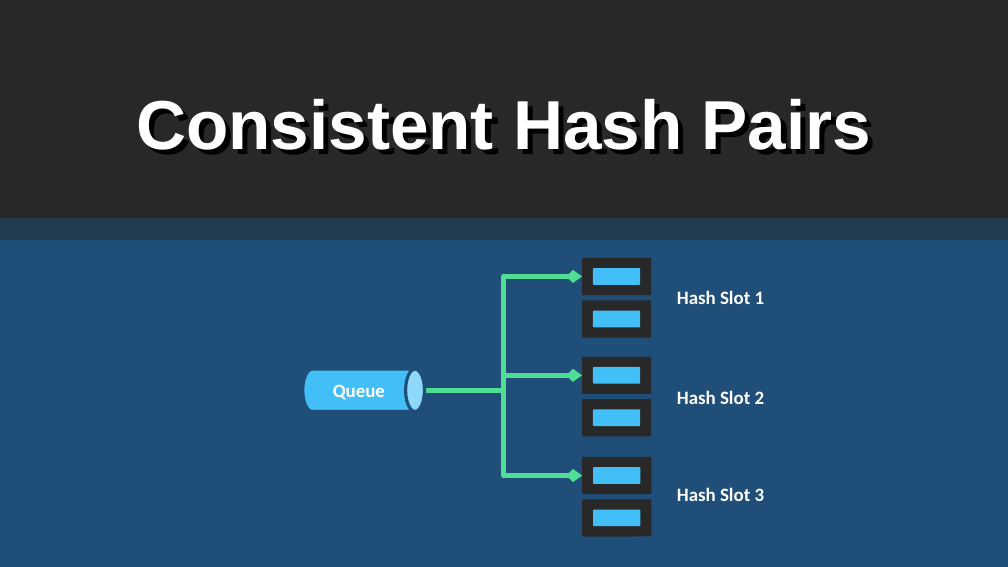
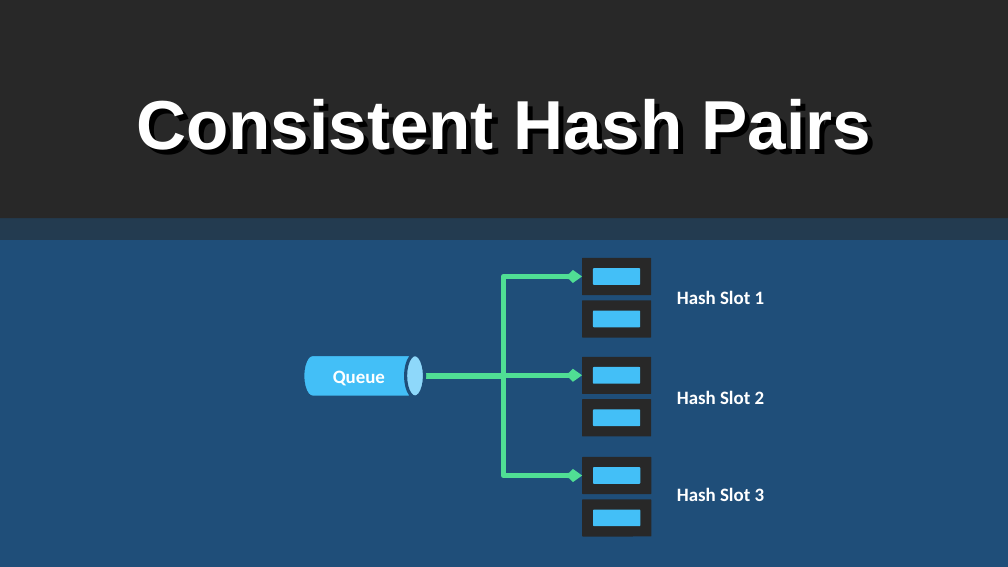
Before and after one commit to rogeralsing/Presentations, a slide deck: slide 23 of FailingGracefully/QConSP/protoactor.pptx. Drawn at 1008x567 pixels with LibreOffice and Linux fonts; fonts in the diff are those of the drawing. Boxes give left, top, right and bottom in pixels: in the first picture for what was removed or moved away, otherwise in the second. Text is boxed around its words. In the diff, an @@ line names an element or a change of style, - is before the commit and + after.

```diff
--- a/FailingGracefully/QConSP/protoactor.pptx
+++ b/FailingGracefully/QConSP/protoactor.pptx
@@ elbow arrow moved from (424, 390) - (582, 277) to (424, 376) - (582, 277) @@
@@ cylinder "Queue": place and size @@
-cylinder "Queue" at bbox=[303, 369, 425, 412]
+cylinder "Queue" at bbox=[303, 355, 425, 397]
@@ elbow arrow moved from (424, 390) - (582, 476) to (424, 376) - (582, 476) @@
@@ elbow arrow moved from (424, 390) - (582, 376) to (424, 376) - (582, 376) @@
```
Also in this commit, not shown: 7 other slides changed, 6 slides added, 6 slides removed.
